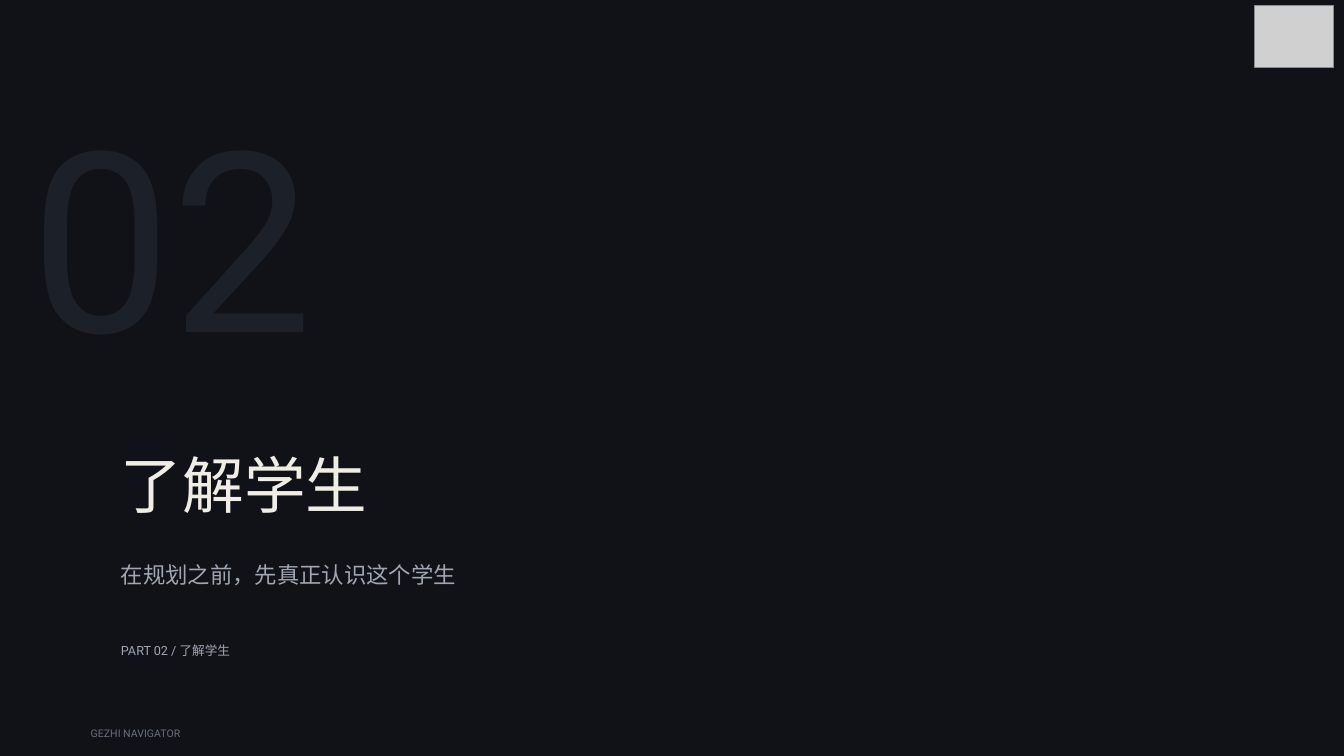
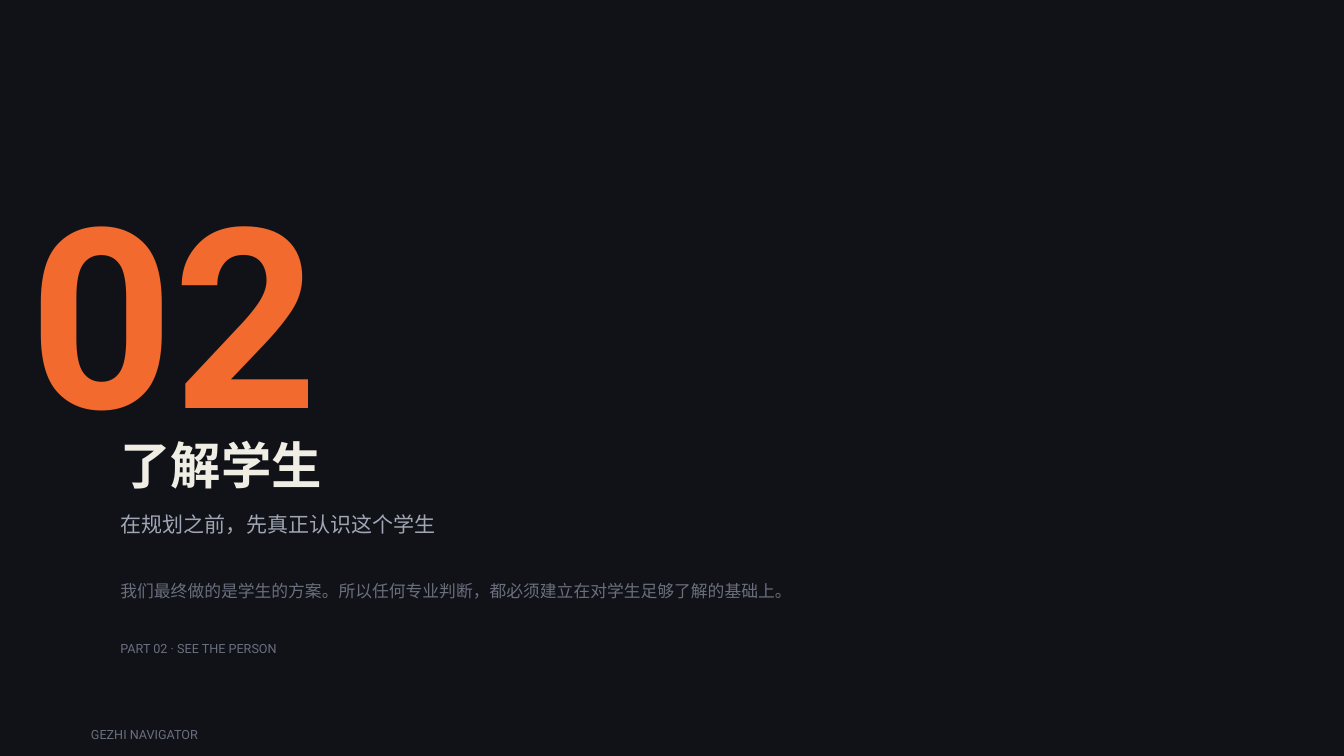
Before and after one commit to daiky5201314-coder/GEZHI-NAVIGATOR-PPT-SKILL, a slide deck: slide 6 of references/source/格知导师计划第二课.pptx. Drawn at 1344x756 pixels with LibreOffice and Linux fonts; fonts in the diff are those of the drawing; grey boxes stand for pictures. Boxes give left, top, right and bottom in pixels: in the first picture for what was removed or moved away, otherwise in the second. Text is boxed around its words. In the diff, an @@ line names an element or a change of style, - is before the commit and + after.

Commit message:
v1.2.0: 新增logo与品牌元素摆放规范
- 普通内容页左上角必须放小logo图标+PART标签
- 普通内容页右上角必须放 GE ZHI 格知丨知无涯·行有格 橙字
- 章节过渡页不放logo、不放右上角文字、不放页码
- 封面/结束页右侧大装饰logo+格知水印
- 替换第二课参考PPT为最新版

```diff
--- a/references/source/格知导师计划第二课.pptx
+++ b/references/source/格知导师计划第二课.pptx
@@ picture removed at (x1=1255, y1=5, x2=1334, y2=68) @@
@@ text added at (x1=29, y1=226, x2=318, y2=466), 180 pt, text #F26A2E, bold @@
+02
@@ text "了解学生" at (x1=120, y1=441, x2=322, y2=489): size 44 to 36 pt, bold on; line spacing 1 to 1.25 @@
@@ text "在规划之前，先真正认识这个学生" moved from (x1=121, y1=564, x2=456, y2=585) to (x1=120, y1=514, x2=435, y2=534) @@
@@ text "在规划之前，先真正认识这个学生" at (x1=120, y1=514, x2=435, y2=534): size 16 to 15 pt; line spacing 1 to 1.25 @@
@@ text added at (x1=120, y1=583, x2=791, y2=599), 12 pt, text #6A6F7D @@
+我们最终做的是学生的方案。所以任何专业判断，都必须建立在对学生足够了解的基础上。
@@ text at (x1=120, y1=644, x2=277, y2=653): text changed; text colour #A0A6B4 to #6A6F7D @@
-PART 02 / 了解学生
+PART 02 · SEE THE PERSON
@@ text "GEZHI NAVIGATOR" at (x1=91, y1=730, x2=198, y2=739): size 7.5 to 9 pt; line spacing 1 to 1.25 @@
```
Also in this commit, not shown: 23 other slides changed, 5 other files.
